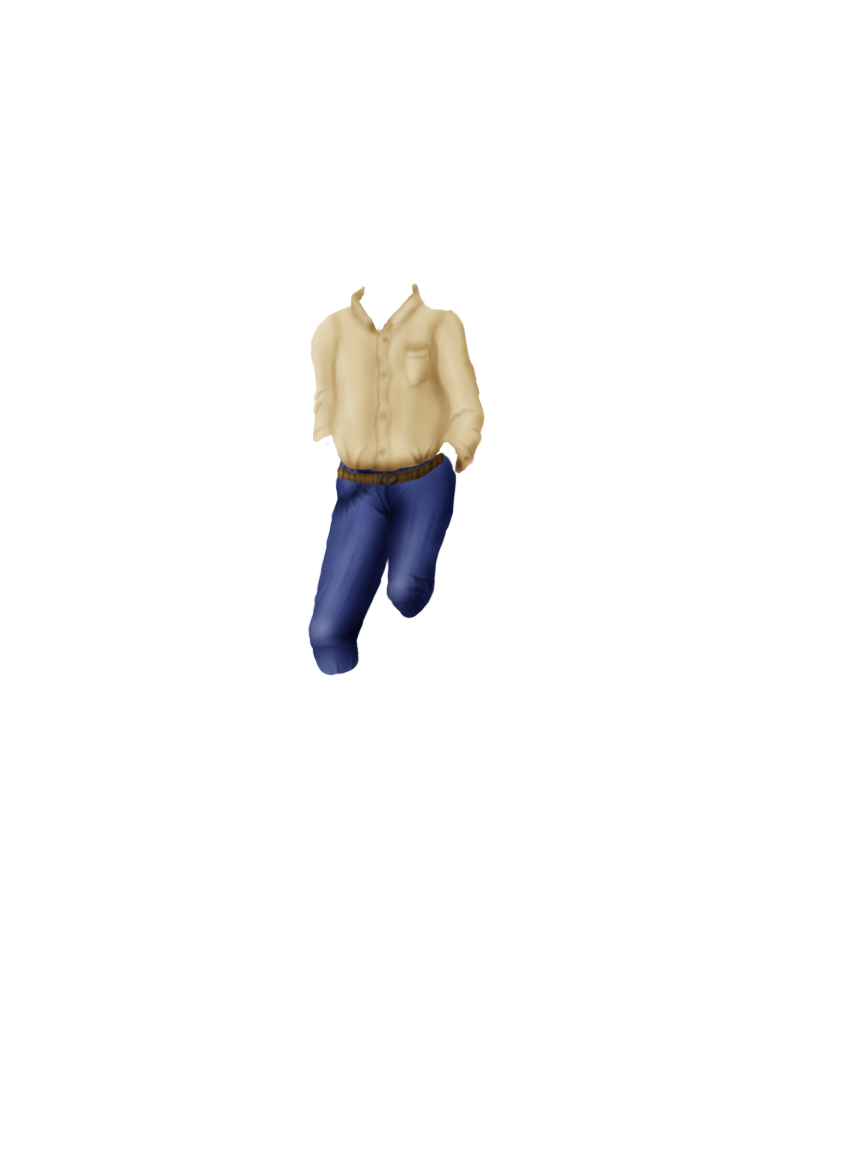
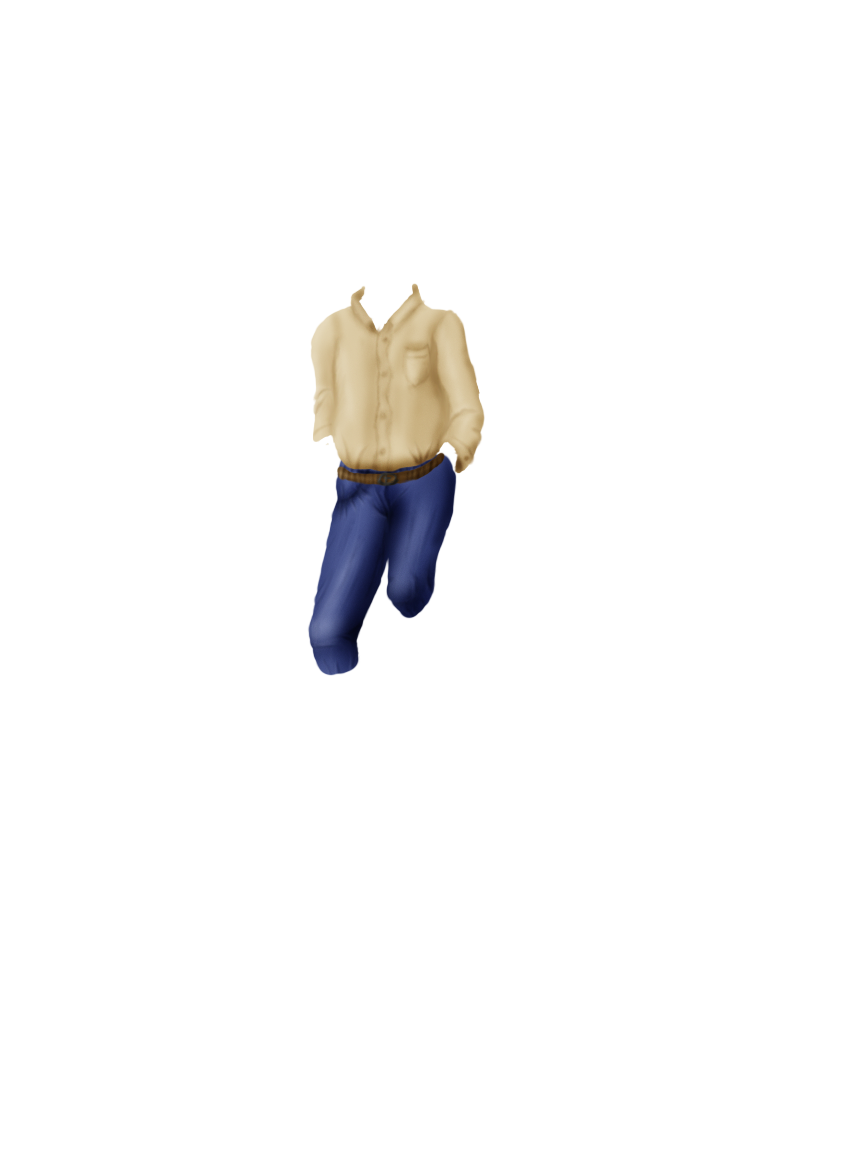
Layer changes from the first (850, 1150) image to the second:
painted on "Jeans" over [310, 502, 436, 675]
